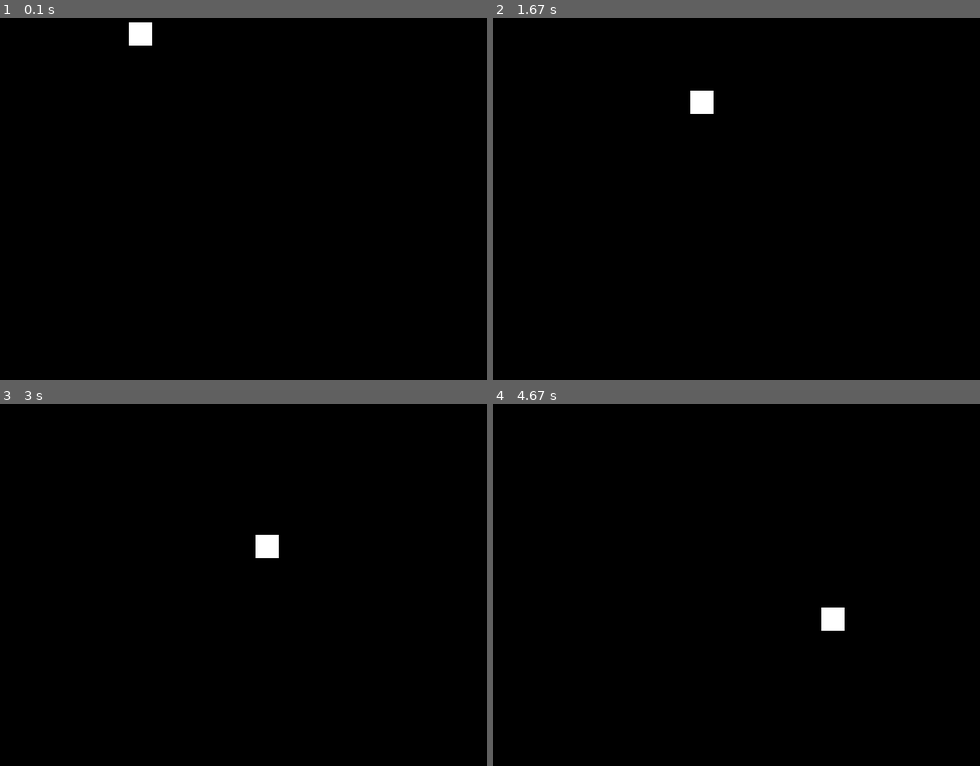
Above: before the commit, frames 1-4 (two rows, left to right).
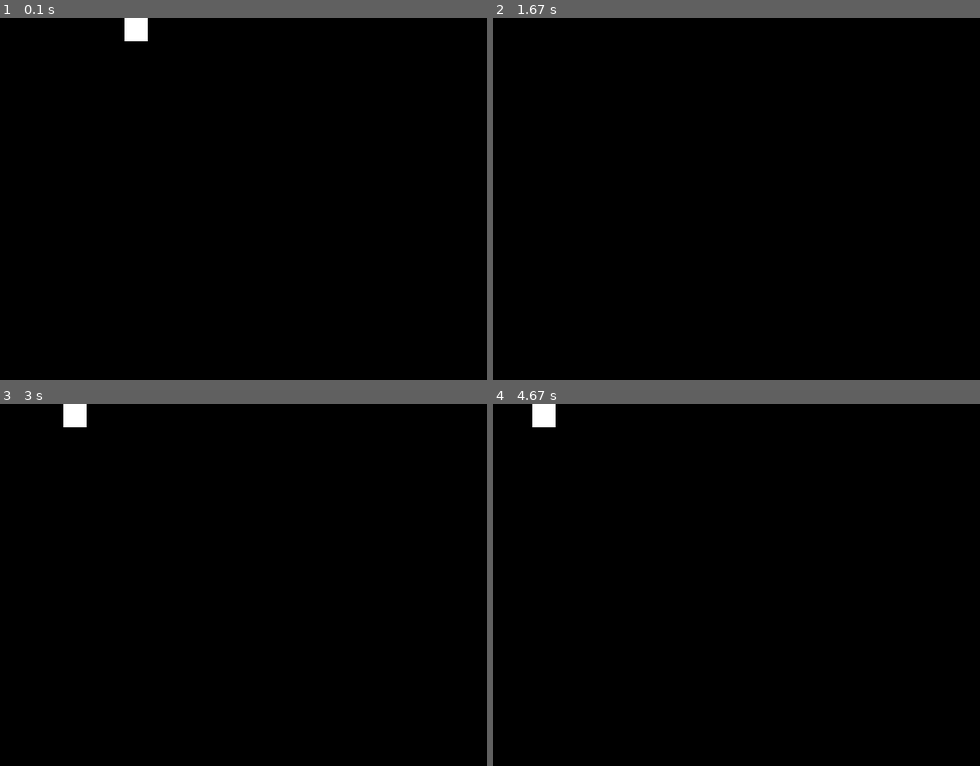
Above: after the commit, the same moments.

Repository: FoRVaiS/3522-assignment-1
Game: pygame game, started from src/cli.py
The game is run twice, just before and just after one commit, with the same random seed, the same clock (stepped at 60 frames per second) and the same inputs.
Inputs:
- Up to frame 1 (0.1 s): no input
- Up to frame 2 (1.67 s): hold D 0.33-0.8 s; hold W 0.83-1.13 s
- Up to frame 3 (3 s): hold A 1.67-2.2 s; hold S 2.23-2.53 s; hold A 2.57-2.97 s
- Up to frame 4 (4.67 s): hold W 3-3.37 s; hold S 4.07-4.43 s; hold A from 4.47 s (still down)

The runs differ from the first frame. In frame 1, 0.2% of the frame differs, in the area x 25-32%, y 0-8%; in frame 2, 0.3%; in frame 3, 0.6%, in the area x 13-58%, y 0-43%; in frame 4, 0.6%.

Commit message:
feat(systems): handle keyboard inputs for player controlled objects

Diff:
--- a/src/Game.py
+++ b/src/Game.py
@@ -10,7 +10,7 @@
 from PygameEventManager import PygameEventManager
 from Window import Window
 from World import World
-from System import RenderingSystem
+from System import RenderingSystem, KeyboardInputSystem
 from Component import RenderComponent, PositionComponent, PlayerControllerComponent
 from GameObject import Entity
 
@@ -49,6 +49,7 @@
         self.world.add_game_object(self.player)
 
         self.rendering_system = RenderingSystem(screen, [PositionComponent, RenderComponent])
+        self.keyboard_input_system = KeyboardInputSystem(self.pg_event_manager, [PlayerControllerComponent, PositionComponent])
 
         self.start()
         self.loop(tickrate)
@@ -69,11 +70,10 @@
         """
         Update the game every tick.
         """
-        position_component = self.player.get_component(PositionComponent)
-        if position_component:
-            position_component.move(1, 1)
+        objects = self.world.get_game_objects()
 
-        self.rendering_system.process(self.world.get_game_objects())
+        self.rendering_system.process(objects)
+        self.keyboard_input_system.process(objects)
         self.window.update()
 
     def onImmediateUpdate(self) -> None:
--- a/src/System.py
+++ b/src/System.py
@@ -1,10 +1,11 @@
-from typing import List, Type
+from typing import List, Type, Dict
 from abc import ABC
 
 import pygame
 
+from PygameEventManager import PygameEventManager
 from GameObject import GameObject
-from Component import Component, RenderComponent, PositionComponent
+from Component import Component, RenderComponent, PositionComponent, PlayerControllerComponent
 
 
 class System(ABC):
@@ -34,3 +35,49 @@
             if position_component and render_component:
                 x, y = position_component.get_position()
                 render_component.draw(self.screen, x, y)
+
+
+class KeyboardInputSystem(System):
+    def __init__(self, event_manager: PygameEventManager, component_types: List[Type[Component]]):
+        super().__init__(component_types)
+
+        # Tracks all keys that are currently pressed
+        self.keyMap: Dict[int, bool] = {}
+
+        event_manager.subscribe(pygame.KEYDOWN, self.on_keydown)
+        event_manager.subscribe(pygame.KEYUP, self.on_keyup)
+
+    def on_keydown(self, event: pygame.event.Event) -> None:
+        """
+        Handle keydown events.
+        """
+        keyCode = event.key
+
+        self.keyMap[keyCode] = True
+
+    def on_keyup(self, event: pygame.event.Event) -> None:
+        """
+        Handle keyup events.
+        """
+        keyCode = event.key
+
+        del self.keyMap[keyCode]
+
+    def process(self, game_objects: List[GameObject]) -> None:
+        for keyCode in self.keyMap.keys():
+            for entity in self._filter_objects(game_objects):
+                controller = entity.get_component(PlayerControllerComponent)
+                position_component = entity.get_component(PositionComponent)
+
+                if controller and position_component:
+                    if keyCode == pygame.K_w:
+                        position_component.move(0 * controller.get_velocity(), -1 * controller.get_velocity())
+
+                    if keyCode == pygame.K_s:
+                        position_component.move(0 * controller.get_velocity(), 1 * controller.get_velocity())
+
+                    if keyCode == pygame.K_a:
+                        position_component.move(-1 * controller.get_velocity(), 0 * controller.get_velocity())
+
+                    if keyCode == pygame.K_d:
+                        position_component.move(1 * controller.get_velocity(), 0 * controller.get_velocity())
